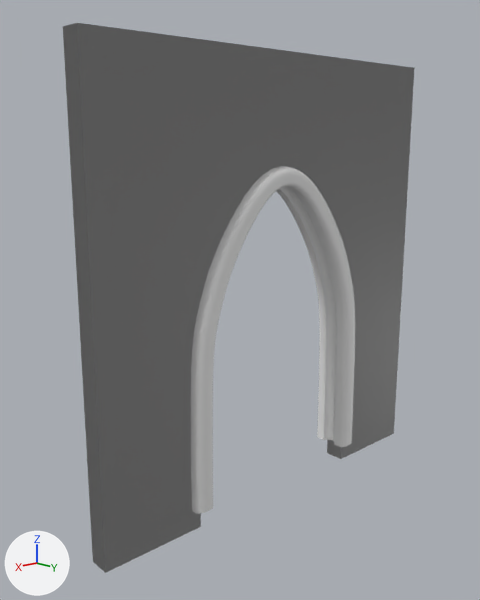
Before and after pictures for a commit that changed the Blender file Assets/Meshes/Front_Door.blend.
Both versions are drawn from a camera (50 mm lens) standing at (6.42, 4.28, 3.2) and looking at (2.25, -0.29, 1.76). The axes (+X, +Y, +Z) are drawn at lower left. The lights are the same throughout.

Names of what the first picture shows: 'Archway Path', 'LOD_B_Front Door 1'.
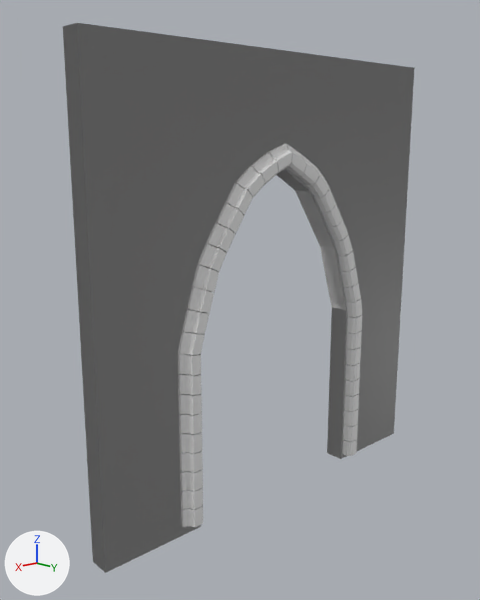
ob_archwayarray_001 is not drawn itself; it is used by a modifier of ob_archwayarray.

What changed in the scene script:
```text
Add me_mesh:
    me_mesh.from_pydata(...)  # 76 vertices, 42 faces; spans x -0.2..0.1, y -0.1..0.1, z -0.1..0.243
Add cu_archwayarray:
    cu_archwayarray = bpy.data.curves.new('ArchwayArray', 'CURVE')
    cu_archwayarray.dimensions = '3D'
    _sp = cu_archwayarray.splines.new('BEZIER'); _sp.bezier_points.add(8)
    _sp.bezier_points.foreach_set('co', [2.0, 0.0785, 0.0, 2.0, 0.0785, 1.5, 1.78, 0.0785, 2.183, 1.39, 0.0785, 2.768, 1.0, 0.0785, 3.0, 0.61, 0.0785, 2.768, 0.22, 0.0785, 2.183, 0.0, 0.0785, 1.5, 0.0, 0.0785, 0.0])
    _sp.bezier_points.foreach_set('handle_left', [2.0, 0.0785, -1.006, 2.055, 0.0785, 1.359, 1.874, 0.0785, 2.089, 1.507, 0.0785, 2.721, 1.125, 0.0785, 3.0, 0.727, 0.0785, 2.814, 0.314, 0.0785, 2.276, 0.0547, 0.0785, 1.641, 0.0, 0.0785, 0.187])
    _sp.bezier_points.foreach_set('handle_right', [2.0, 0.0785, 0.188, 1.945, 0.0785, 1.641, 1.686, 0.0785, 2.276, 1.273, 0.0785, 2.814, 0.875, 0.0785, 3.0, 0.493, 0.0785, 2.721, 0.126, 0.0785, 2.089, -0.0547, 0.0785, 1.359, 0.0, 0.0785, -0.884])
    for _p, _l, _r in zip(_sp.bezier_points, ['ALIGNED', 'ALIGNED', 'ALIGNED', 'ALIGNED', 'ALIGNED', 'ALIGNED', 'ALIGNED', 'ALIGNED', 'ALIGNED'], ['ALIGNED', 'ALIGNED', 'ALIGNED', 'ALIGNED', 'ALIGNED', 'ALIGNED', 'ALIGNED', 'ALIGNED', 'ALIGNED']): _p.handle_left_type = _l; _p.handle_right_type = _r
    _sp.bezier_points.foreach_set('tilt', [4.712, 4.712, 4.712, 4.712, 4.712, 4.712, 4.712, 4.712, 4.712])
    _sp.order_u = 0
    _sp.order_v = 0
    _sp.resolution_u = 1
    cu_archwayarray.use_path = True
    cu_archwayarray.use_path_clamp = True
    cu_archwayarray.bevel_resolution = 0
    cu_archwayarray.resolution_u = 1
    cu_archwayarray.fill_mode = 'HALF'
Change ob_archway_path:
    add ob_archway_path.hide_viewport = True
Add ob_archwayarray:
    ob_archwayarray = bpy.data.objects.new('ArchwayArray', me_mesh)
    ob_archwayarray.location = (1.0, -0.2, 0.0)
    _m = ob_archwayarray.modifiers.new('Array', 'ARRAY')
    _m.fit_type = 'FIT_CURVE'
    _m.count = 53
    _m.curve = ob_archwayarray_001
    _m.constant_offset_displace = (0.0, 0.0, 0.0)
    _m.relative_offset_displace = (0.0, 0.0, 1.02)
    _m = ob_archwayarray.modifiers.new('Curve', 'CURVE')
    _m.object = ob_archwayarray_001
    _m.deform_axis = 'POS_Z'
Add ob_archwayarray_001:
    ob_archwayarray_001 = bpy.data.objects.new('ArchwayArray.001', cu_archwayarray)
    ob_archwayarray_001.location = (1.0, -0.0785, 0.0)
```

What differs and where, as boxes (x1, y1, x2, y2) in the pictures (480 x 600 px):
'Archway Path', hidden: before (191, 166, 355, 514)
'ArchwayArray', added: after (178, 143, 362, 527)
